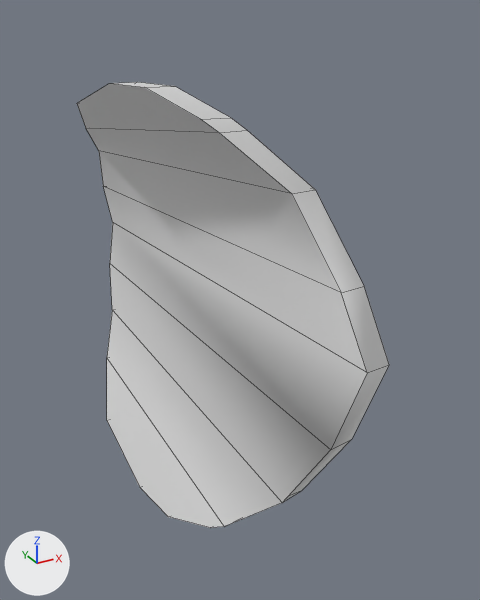
An edit to the OBJ model assets/models/collectable/dragonScale/model.obj, drawn before and after from the same camera.
Camera for both pictures: a 50 mm camera at (-1.16, -2.79, 1.19) aimed at (0.24, -0.25, -0.08). The lights are fixed; the arrows at lower left show +X, +Y and +Z. The older version comes first. Mesh edges are drawn as thin lines. Where no turn or scale is listed for an object, it has been applied to the vertices. Vertices at exactly the same position are counted once.

Names of what the first picture shows: 'dragonScaleMesh'.
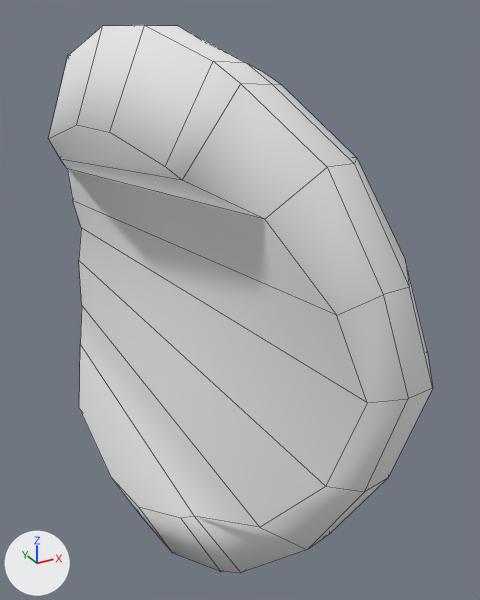
Commit message: actuald dragon scale outline

Location of each change, [x1, y1, x2, y2] in pixels of the pictures (480 x 600 px):
'dragonScaleMesh', reshaped (23% wider, 23% taller)
    before: [77, 82, 389, 528]
    after: [49, 25, 433, 573]
part 1 of me_dragonscalemesh, added
    after: [49, 25, 433, 573]

Diff of the bpy script that builds the scene:
```diff
--- a/assets/models/collectable/dragonScale/model.obj.py
+++ b/assets/models/collectable/dragonScale/model.obj.py
@@ mat_material @@
+mat_material = principled_material('Material')
+mat_material.base_color = (0.8, 0.8, 0.8)  # white #e7e7e7
+mat_material.roughness = 1.0
@@ me_dragonscalemesh @@
 # used by ob_dragonscalemesh; location = (0.0, 0.0, 0.0)
-me_dragonscalemesh.from_pydata(...)  # 44 vertices, 38 faces; spans x -0.34..0.34, y -1.19..1.0, z -0.94..0.94
+me_dragonscalemesh.from_pydata(...)  # 132 vertices, 120 faces; spans x -0.48..0.54, y -1.39..1.2, z -1.14..1.14
+# me_dragonscalemesh part 1: a new loose piece of 88 vertices spanning x -0.48..0.54, y -1.39..1.2, z -1.14..1.14, in mat_material (white #e7e7e7)
 me_dragonscalemesh.materials.append(mat_dragonscalemat)
+me_dragonscalemesh.materials.append(mat_material)  # white #e7e7e7
```
